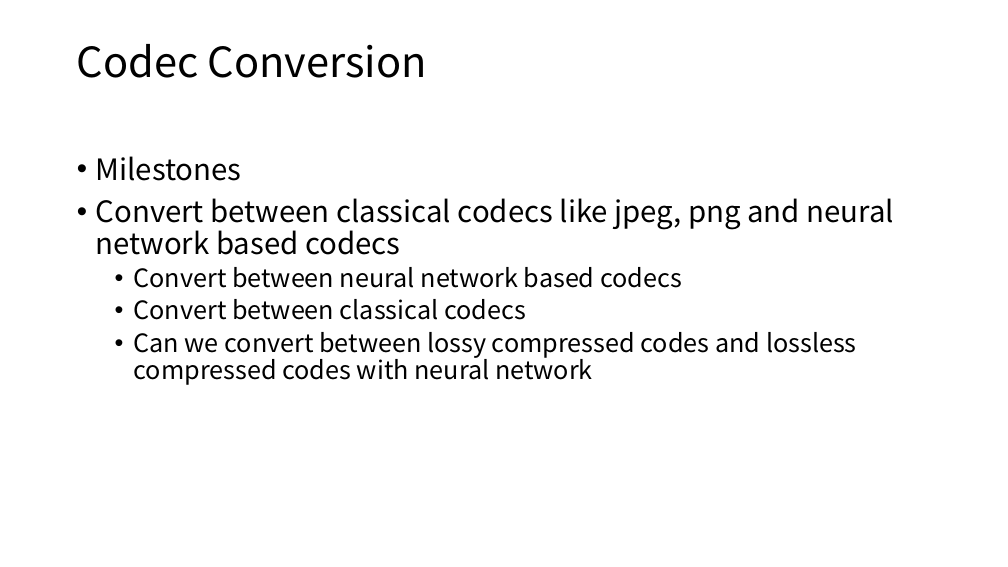
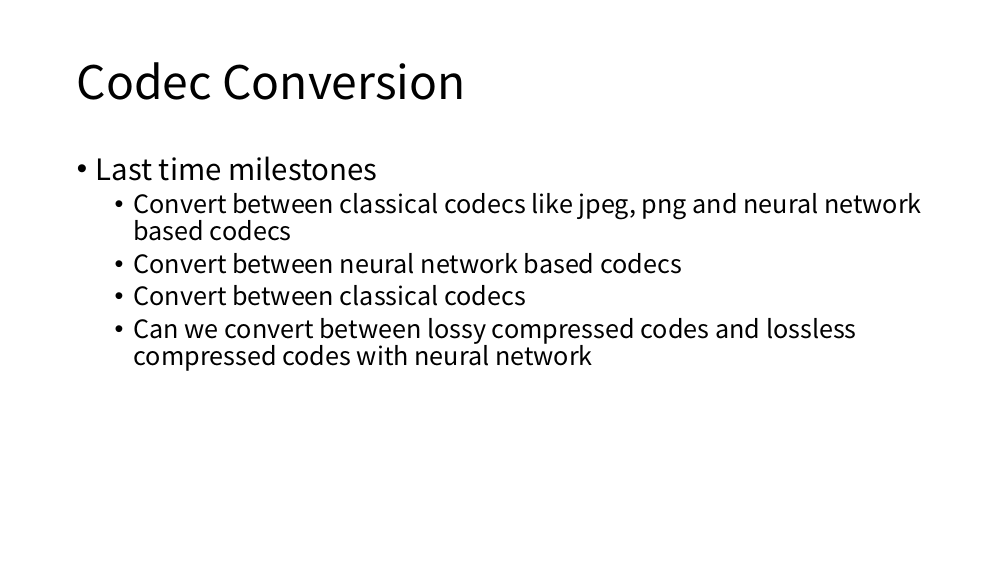
Before and after one commit to diaoenmao/Research, a slide deck: slide 7 of doc/Report/ongoing.pptx (slide 12 before the commit). Drawn at 1008x567 pixels with LibreOffice and Linux fonts; fonts in the diff are those of the drawing. Boxes give left, top, right and bottom in pixels: in the first picture for what was removed or moved away, otherwise in the second. Text is boxed around its words. In the diff, an @@ line names an element or a change of style, - is before the commit and + after.

```diff
--- a/doc/Report/ongoing.pptx
+++ b/doc/Report/ongoing.pptx
@@ title "Codec Conversion": place and size @@
-title "Codec Conversion" at (77,44,427,78)
+title "Codec Conversion" at (77,62,465,100)
@@ title "Codec Conversion" at (77,62,465,100): size 39.6 to 44 pt @@
@@ text at (96,156,377,181): text changed @@
-• Milestones
+• Last time milestones
@@ text at (134,193,922,241): size 28 to 24 pt in "Convert between classical codecs like jpeg, png ..."; list level 1 to 2 in "Convert between classical codecs like ..." @@
```
Also in this commit, not shown: 10 other slides changed, 12 slides added, 1 slide removed.
